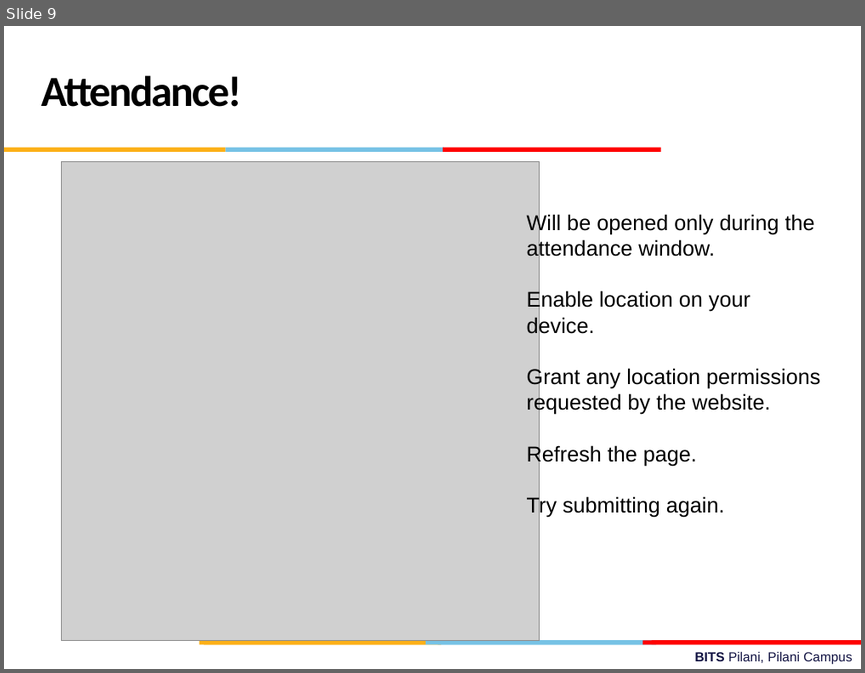
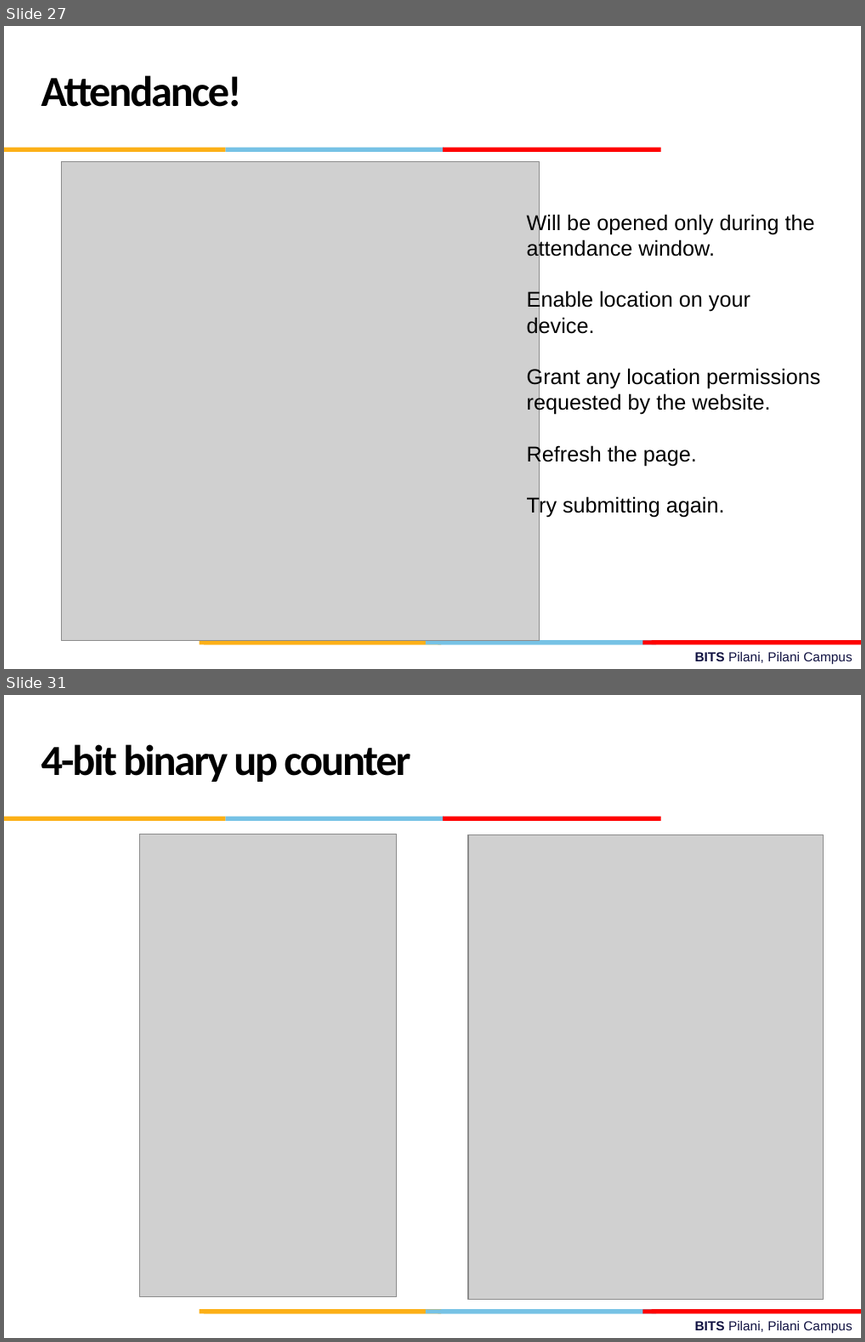
Before and after one commit to csndl-iitd/f2152025, a slide deck: Lec-18-19.pptx. Shown one above the other, each under a label of ours: slide 9 before the commit, slides 27 and 31 after it; the slides between them are not shown. The pictures are 865x673 and 865x1342 pixels, drawn with LibreOffice and Linux fonts; fonts in the diff are those of the drawing; grey boxes stand for pictures; background and template pictures are left out. Boxes give left, top, right and bottom in pixels: in the first picture for what was removed or moved away, otherwise in the second. Text is boxed around its words. In the diff, an @@ line names an element or a change of style, - is before the commit and + after.

Commit message:
lec 18-19 updated with ripple counters

```diff
--- a/Lec-18-19.pptx
+++ b/Lec-18-19.pptx
@@ slide 31 added at (4,695,861,1338), background #FFFFFF; not listed: 10 template elements that a slide beside it also shows @@
@@ text added at (41,744,410,782), 36 pt, text #000000, bold @@
+4-bit binary up counter
@@ picture added at (139,834,397,1297) @@
@@ picture added at (468,834,823,1299) @@
@@ what was slide 9 is now slide 27 @@
```
Also in this commit, not shown: 7 other slides added.
